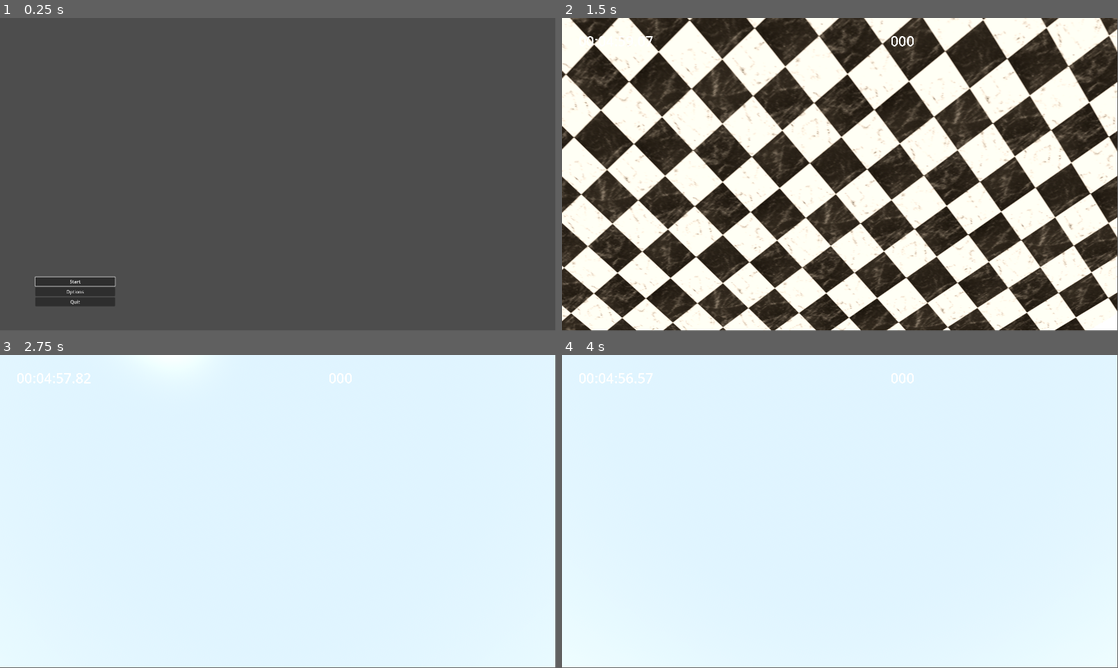
Above: before the commit, frames 1-4 (two rows, left to right).
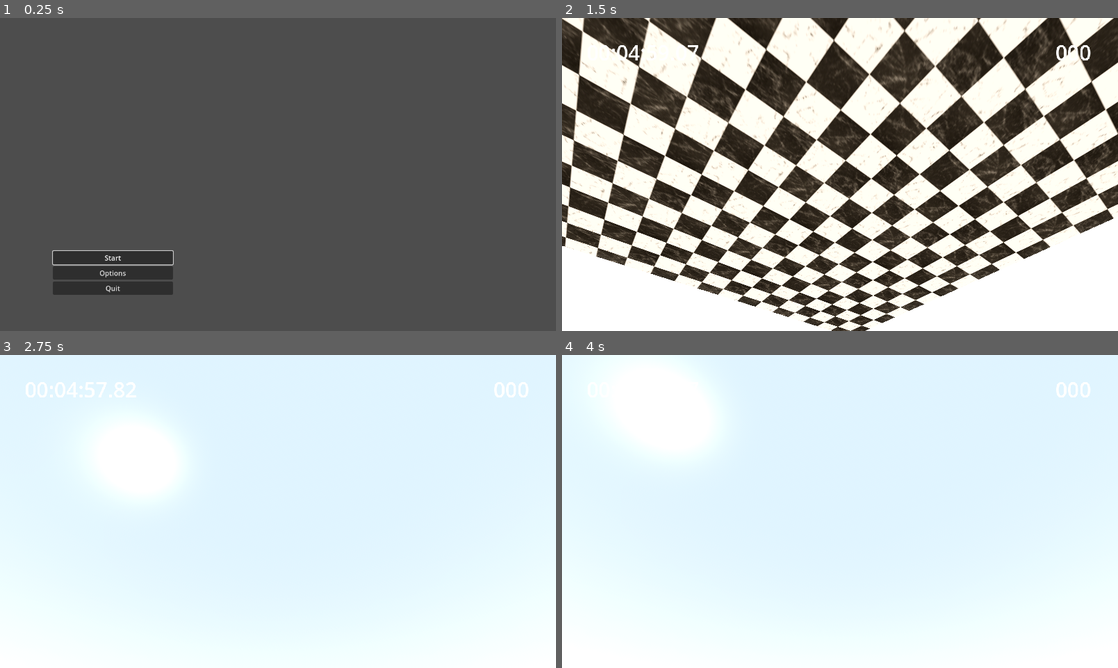
Above: after the commit, the same moments.

Repository: Bri0n/runrotgame
Game: Godot game, scene res://scenes/main_menu.tscn
Same seed, same stepped clock (60 frames per second), same inputs: the game is played once before the commit and once after it.
Inputs (mouse positions are in pixels of both pictures, inside the frame that each line leads up to):
- Up to frame 1 (0.25 s): no input
- Up to frame 2 (1.5 s): click "Start" at 0.5 s; move the mouse to (867, 171) at 1.27 s; hold W (move_forward) from 1.28 s (still down); hold E (interact) from 1.28 s (still down); click (867, 171) at 1.42 s
- Up to frame 3 (2.75 s): keep holding W (move_forward); tap Space (jump) at 1.52, 2.27 s; move the mouse to (250, 511) at 2.02 s; release E (interact) at 2.03 s; tap P (noclip) at 2.1 s
- Up to frame 4 (4 s): keep holding W (move_forward); tap Enter at 2.75 s; move the mouse to (851, 505) at 2.77 s; hold Shift (sprint) 2.78-3.53 s; tap Space (jump) at 3.5, 3.77 s; move the mouse to (834, 514) at 3.52 s; tap E (interact) at 3.6 s; click (834, 514) at 3.67 s
The window is 799x449 before the commit and 800x450 after it. Grey fills any space a smaller window leaves; there, only what the larger window draws over its background counts as a difference.

The runs differ from the first frame. In frame 1, 3.1% of the frame differs, in the area x 6-32%, y 74-92%; in frame 2, 57%, in the area x 0-100%, y 0-100%; in frame 3, 3.5%; in frame 4, 4.4%.

Commit message:
Textos de tutorial, fixes generales

Diff:
--- a/project.godot
+++ b/project.godot
@@ -13,6 +13,7 @@
 config/name="Runrot"
 run/main_scene="uid://cw3o7gwynkyqn"
 config/features=PackedStringArray("4.4", "Mobile")
+run/max_fps=60
 config/icon="res://icon.svg"
 <<<<<<<HEADrun/main_scene="uid://cw3o7gwynkyqn"
 
@@ -24,9 +25,8 @@
 
 [display]
 
-window/size/viewport_width=1920
-window/size/viewport_height=1080
-window/size/mode=3
+window/size/viewport_width=1280
+window/size/viewport_height=720
 
 [editor]
 
@@ -113,6 +113,8 @@
 textures/canvas_textures/default_texture_filter=0
 textures/canvas_textures/default_texture_repeat=1
 renderer/rendering_method="mobile"
+lights_and_shadows/size/mode=0
+lights_and_shadows/size/viewport_height=720
 
 [shader_globals]
 
--- a/scenes/audio_manager.tscn
+++ b/scenes/audio_manager.tscn
@@ -2,7 +2,7 @@
 
 [ext_resource type="Script" uid="uid://cbobyn7u1cwb8" path="res://scripts/audio_manager.gd" id="1_3asnw"]
 [ext_resource type="AudioStream" uid="uid://2trqx48xt366" path="res://audio/music/aerk-core-22-one-257976.mp3" id="2_m6ggh"]
-[ext_resource type="AudioStream" uid="uid://chpvewlngyhj4" path="res://audio/player/Footstep_Boot_Concrete-014.mp3" id="3_aoitu"]
+[ext_resource type="AudioStream" uid="uid://bfirorsqsdugk" path="res://audio/player/footstep_final.mp3" id="3_3asnw"]
 
 [node name="AudioManager" type="Node3D"]
 script = ExtResource("1_3asnw")
@@ -13,5 +13,5 @@
 autoplay = true
 
 [node name="Footstep1" type="AudioStreamPlayer3D" parent="."]
-stream = ExtResource("3_aoitu")
+stream = ExtResource("3_3asnw")
 pitch_scale = 1.45
--- a/scenes/levels/level_02.tscn
+++ b/scenes/levels/level_02.tscn
@@ -26,7 +26,7 @@
 tracks/0/type = "value"
 tracks/0/imported = false
 tracks/0/enabled = true
-tracks/0/path = NodePath("../../moving_platform_02_pivot:rotation")
+tracks/0/path = NodePath("moving_platform_02_pivot:rotation")
 tracks/0/interp = 1
 tracks/0/loop_wrap = true
 tracks/0/keys = {
@@ -38,7 +38,7 @@
 tracks/1/type = "value"
 tracks/1/imported = false
 tracks/1/enabled = true
-tracks/1/path = NodePath("..:rotation")
+tracks/1/path = NodePath("moving_platform_03_pivot:rotation")
 tracks/1/interp = 1
 tracks/1/loop_wrap = true
 tracks/1/keys = {
@@ -55,7 +55,7 @@
 tracks/0/type = "value"
 tracks/0/imported = false
 tracks/0/enabled = true
-tracks/0/path = NodePath("../../moving_platform_02_pivot:rotation")
+tracks/0/path = NodePath("moving_platform_02_pivot:rotation")
 tracks/0/interp = 1
 tracks/0/loop_wrap = true
 tracks/0/keys = {
@@ -67,7 +67,7 @@
 tracks/1/type = "value"
 tracks/1/imported = false
 tracks/1/enabled = true
-tracks/1/path = NodePath("..:rotation")
+tracks/1/path = NodePath("moving_platform_03_pivot:rotation")
 tracks/1/interp = 1
 tracks/1/loop_wrap = true
 tracks/1/keys = {
@@ -157,39 +157,34 @@
 [node name="moving_platforms" type="Node" parent="."]
 
 [node name="AnimationPlayer" type="AnimationPlayer" parent="moving_platforms"]
-root_node = NodePath("../moving_platform_03_pivot/moving_platform_03")
 libraries = {
 &"": SubResource("AnimationLibrary_u2tna")
 }
 autoplay = "moving_platforms"
 
-[node name="moving_platform_02_pivot" type="Node3D" parent="moving_platforms"]
+[node name="moving_platform_02_pivot" type="AnimatableBody3D" parent="moving_platforms"]
 transform = Transform3D(1, 0, 0, 0, 1, 0, 0, 0, 1, -15.4, 3.1, -22.7)
 
-[node name="moving_platform_02" type="AnimatableBody3D" parent="moving_platforms/moving_platform_02_pivot"]
-transform = Transform3D(1.77523, 0, 0, 0, 1.77523, 0, 0, 0, 1.77523, -0.0151854, 1.4535, 3.73119)
-
-[node name="CollisionShape3D" type="CollisionShape3D" parent="moving_platforms/moving_platform_02_pivot/moving_platform_02"]
-transform = Transform3D(1, 0, 0, 0, 1, 0, 0, 0, 1, 0, -0.897034, 0)
+[node name="CollisionShape3D" type="CollisionShape3D" parent="moving_platforms/moving_platform_02_pivot"]
+transform = Transform3D(1.77523, 0, -7.92885e-06, 0, 1.77523, 0, 7.92885e-06, 0, 1.77523, -0.0152016, -0.138941, 3.73119)
 shape = SubResource("CylinderShape3D_edq1u")
 
-[node name="MeshInstance3D" type="MeshInstance3D" parent="moving_platforms/moving_platform_02_pivot/moving_platform_02"]
-transform = Transform3D(1, 0, 0, 0, 1, 0, 0, 0, 1, 0, -0.90661, 0)
+[node name="MeshInstance3D" type="MeshInstance3D" parent="moving_platforms/moving_platform_02_pivot"]
+transform = Transform3D(1.77523, 0, -7.92885e-06, 0, 1.77523, 0, 7.92885e-06, 0, 1.77523, -0.0152016, -0.155941, 3.73119)
 mesh = SubResource("CylinderMesh_64aqs")
-
-[node name="moving_platform_03_pivot" type="Node3D" parent="moving_platforms"]
+skeleton = NodePath("")
+
+[node name="moving_platform_03_pivot" type="AnimatableBody3D" parent="moving_platforms"]
 transform = Transform3D(1, 0, 0, 0, 1, 0, 0, 0, 1, -15.4246, 3.6, -33.2)
 
-[node name="moving_platform_03" type="AnimatableBody3D" parent="moving_platforms/moving_platform_03_pivot"]
-transform = Transform3D(1.83148, 0, 0, 0, 1.83148, 0, 0, 0, 1.83148, -0.0600901, 1.03512, -3.7129)
-
-[node name="CollisionShape3D" type="CollisionShape3D" parent="moving_platforms/moving_platform_03_pivot/moving_platform_03"]
-transform = Transform3D(1, 0, 0, 0, 1, 0, 0, 0, 1, 0, -0.897034, 0)
+[node name="CollisionShape3D" type="CollisionShape3D" parent="moving_platforms/moving_platform_03_pivot"]
+transform = Transform3D(1.83148, 0, 0, 0, 1.83148, 0, 0, 0, 1.83148, -0.0600891, -0.60778, -3.7129)
 shape = SubResource("CylinderShape3D_edq1u")
 
-[node name="MeshInstance3D" type="MeshInstance3D" parent="moving_platforms/moving_platform_03_pivot/moving_platform_03"]
-transform = Transform3D(1, 0, 0, 0, 1, 0, 0, 0, 1, 0, -0.90661, 0)
+[node name="MeshInstance3D" type="MeshInstance3D" parent="moving_platforms/moving_platform_03_pivot"]
+transform = Transform3D(1.83148, 0, 0, 0, 1.83148, 0, 0, 0, 1.83148, -0.0600891, -0.625318, -3.7129)
 mesh = SubResource("CylinderMesh_64aqs")
+skeleton = NodePath("")
 
 [node name="pickups" type="Node" parent="."]
 
--- a/scenes/main.tscn
+++ b/scenes/main.tscn
@@ -21,8 +21,6 @@
 airborne_movement_speed = 15.0
 fall_velocity = 1.5
 
-[node name="AnimationTree" type="AnimationTree" parent="."]
-
 [node name="Hud" parent="." instance=ExtResource("4_jyhfs")]
 
 [editable path="current_level/starting_area"]
--- a/scenes/starting_area.tscn
+++ b/scenes/starting_area.tscn
@@ -1,9 +1,11 @@
-[gd_scene load_steps=17 format=4 uid="uid://cukwwoh4efd66"]
+[gd_scene load_steps=19 format=4 uid="uid://cukwwoh4efd66"]
 
 [ext_resource type="Shader" uid="uid://cnpt7gv8wgcay" path="res://shaders/ursc/spatial/basic_opaque.gdshader" id="1_mumia"]
 [ext_resource type="PackedScene" uid="uid://mq3toad3d1cf" path="res://scenes/kill_zone.tscn" id="3_7vpgr"]
 [ext_resource type="Shader" uid="uid://dorm5wwxqmgl5" path="res://shaders/ursc/spatial/standard_opaque.gdshader" id="3_opx81"]
 [ext_resource type="PackedScene" uid="uid://l6w78bgb0o7l" path="res://scenes/transition_hallway_exit.tscn" id="4_dx0k5"]
+[ext_resource type="FontFile" uid="uid://cehtepccbhxnb" path="res://assets/fonts/upheavtt.ttf" id="6_opx81"]
+[ext_resource type="PackedScene" uid="uid://bmitawbvtqfri" path="res://scenes/chips_pickup.tscn" id="7_kkvmv"]
 [ext_resource type="Texture2D" uid="uid://biqlyq0tubvy" path="res://assets/textures/Tile_13-128x128.png" id="7_mumia"]
 
 [sub_resource type="ProceduralSkyMaterial" id="ProceduralSkyMaterial_fk3b5"]
@@ -140,3 +142,41 @@
 
 [node name="Killzone" parent="." instance=ExtResource("3_7vpgr")]
 transform = Transform3D(1, 0, 0, 0, 1, 0, 0, 0, 1, 0, -5, 0)
+
+[node name="hecho_en_48_horas" type="Label3D" parent="."]
+transform = Transform3D(1, 0, 0, 0, 1, 0, 0, 0, 1, -1.98243, 1.07582, -2.59318)
+text = "Un juego hecho
+en 48 horas para
+aprender Godot."
+font = ExtResource("6_opx81")
+font_size = 48
+
+[node name="controles" type="Label3D" parent="."]
+transform = Transform3D(1, 0, 0, 0, 1, 0, 0, 0, 1, 2.40985, 1.07582, -4.6965)
+text = "WASD para moverte,
+espacio para saltar"
+font = ExtResource("6_opx81")
+font_size = 64
+
+[node name="controles_2" type="Label3D" parent="."]
+transform = Transform3D(1, 0, 0, 0, 1, 0, 0, 0, 1, 2.40985, 0.627438, -4.6965)
+text = "espacio en el aire par doble salto"
+font = ExtResource("6_opx81")
+font_size = 36
+
+[node name="titulo" type="Label3D" parent="."]
+transform = Transform3D(1, 0, 0, 0, 1, 0, 0, 0, 1, -0.036305, 2.07674, -4.8951)
+text = "runrot"
+font = ExtResource("6_opx81")
+font_size = 128
+
+[node name="papitas" type="Label3D" parent="."]
+transform = Transform3D(1, 0, 0, 0, 1, 0, 0, 0, 1, 0.028421, 1.0185, -7.47119)
+text = "Recolectar papitas
+para puntos
+y tiempo extra"
+font = ExtResource("6_opx81")
+font_size = 18
+
+[node name="chips_pickup" parent="." instance=ExtResource("7_kkvmv")]
+transform = Transform3D(1, 0, 0, 0, 1, 0, 0, 0, 1, 0.00265817, 0.49248, -7.48521)
Binary file added: assets/fonts/upheavtt.ttf
Not shown, added: assets/fonts/upheavtt.ttf.import
Not shown, added: audio/player/footstep_final.mp3.import
Not shown, added: audio/player/footstep_final.mp3
